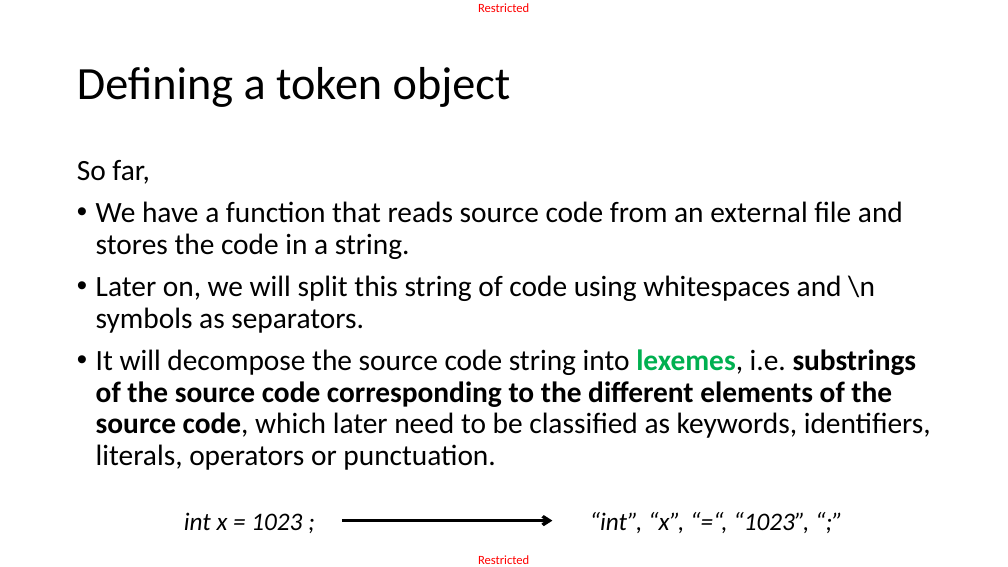
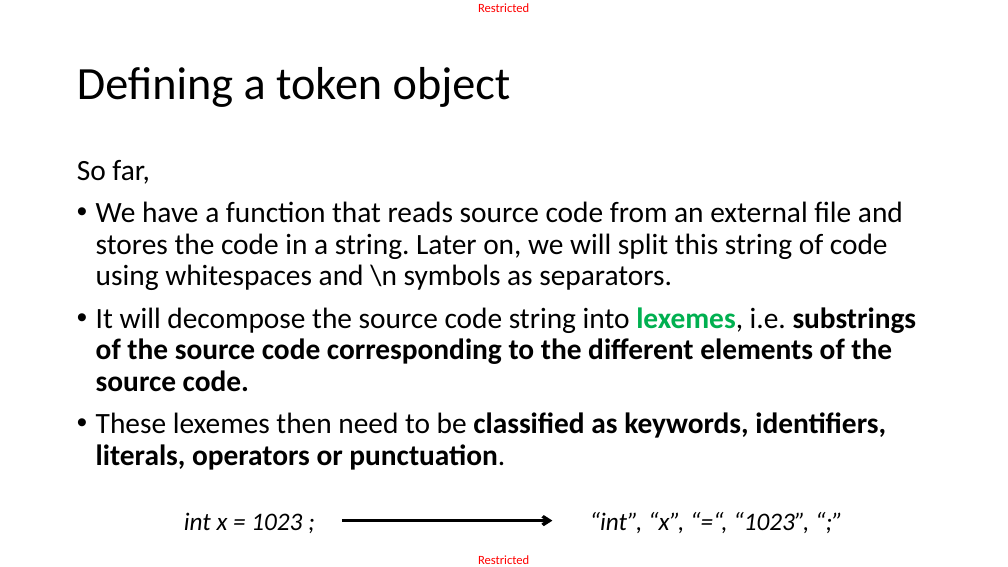
Before and after one commit to matthieudemari/SUTD_PLC_50_051, a slide deck: slide 15 of W9/W9S3/W9S3.pptx. Drawn at 1008x567 pixels with LibreOffice and Linux fonts; fonts in the diff are those of the drawing. Boxes give left, top, right and bottom in pixels: in the first picture for what was removed or moved away, otherwise in the second. Text is boxed around its words. In the diff, an @@ line names an element or a change of style, - is before the commit and + after.

```diff
--- a/W9/W9S3/W9S3.pptx
+++ b/W9/W9S3/W9S3.pptx
@@ text at (96,201,917,470): text changed @@
-• We have a function that reads source code from an external file and stores the code in a string.
-• Later on, we will split this string of code using whitespaces and \n symbols as separators.
-• It will decompose the source code string into lexemes, i.e. substrings of the source code corresponding to the different elements of the source code, which later need to be classified as keywords, identifiers, literals, operators or punctuation.
+• We have a function that reads source code from an external file and stores the code in a string. Later on, we will split this string of code using whitespaces and \n symbols as separators.
+• It will decompose the source code string into lexemes, i.e. substrings of the source code corresponding to the different elements of the source code.
+• These lexemes then need to be classified as keywords, identifiers, literals, operators or punctuation.
```
Also in this commit, not shown: 20 other slides changed, 8 slides added, 7 other files.
